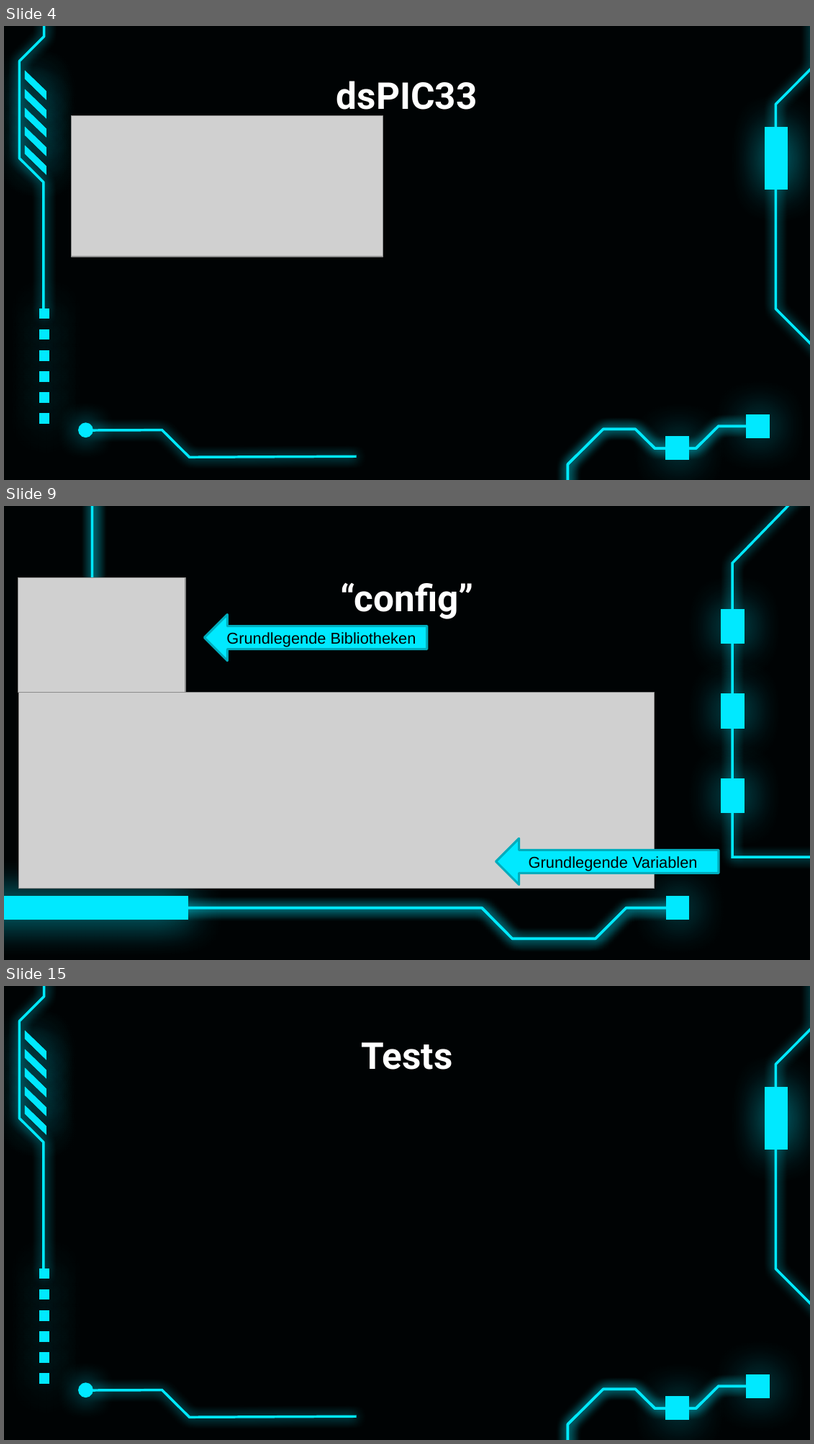
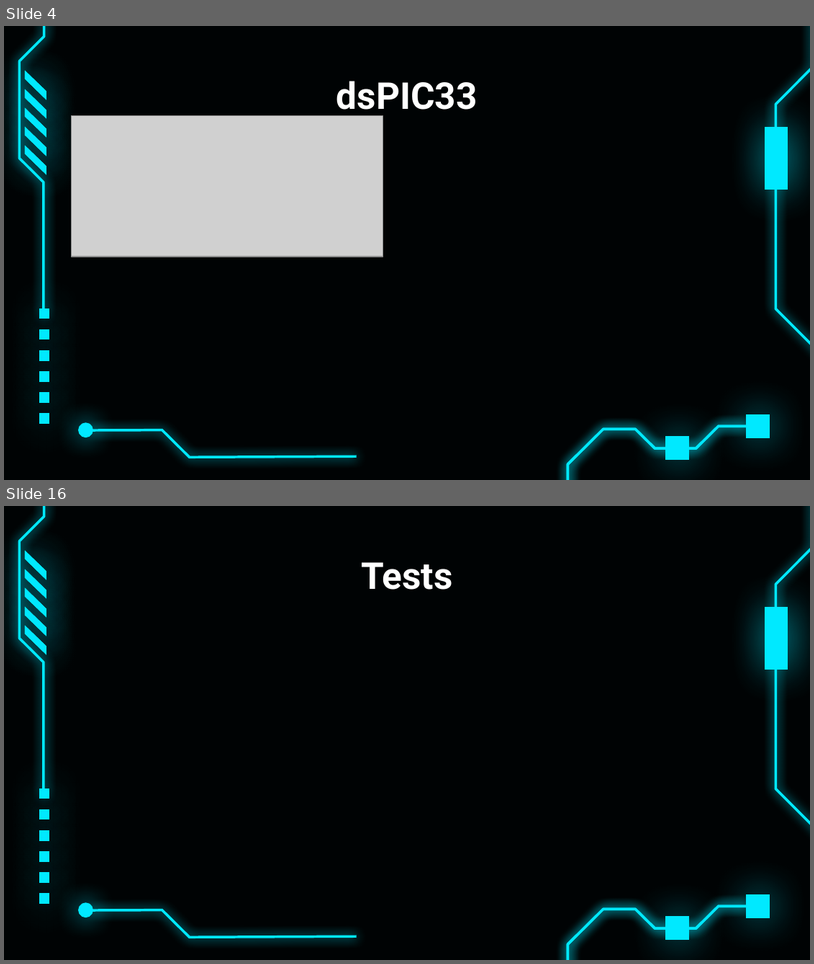
Before and after one commit to bayerju/mikro_loabor, a slide deck: MIC.pptx. Shown one above the other, each under a label of ours: slides 4, 9 and 15 before the commit, slides 4 and 16 after it; the slides between them are not shown. The pictures are 814x1444 and 814x964 pixels, drawn with LibreOffice and Linux fonts; fonts in the diff are those of the drawing; grey boxes stand for pictures. Boxes give left, top, right and bottom in pixels: in the first picture for what was removed or moved away, otherwise in the second. Text is boxed around its words. In the diff, an @@ line names an element or a change of style, - is before the commit and + after.

```diff
--- a/MIC.pptx
+++ b/MIC.pptx
@@ slide 9 removed at bbox=[4, 506, 810, 960], background #000304 @@
@@ picture removed at bbox=[18, 578, 185, 693] @@
@@ title removed at bbox=[340, 582, 473, 619] @@
-“config”
@@ right arrow removed at bbox=[205, 614, 427, 660] @@
-Grundlegende Bibliotheken
@@ group removed at bbox=[4, 506, 104, 960]: 4 freeform shapes @@
@@ picture removed at bbox=[18, 692, 655, 888] @@
@@ group removed at bbox=[721, 506, 810, 857]: 4 freeform shapes @@
@@ right arrow removed at bbox=[496, 838, 718, 884] @@
-Grundlegende Variablen
@@ group removed at bbox=[4, 896, 810, 960]: 4 freeform shapes @@
@@ what was slide 15 is now slide 16 @@
```
Also in this commit, not shown: 9 slides changed, 6 slides added, 4 other slides removed, 4 other files.
